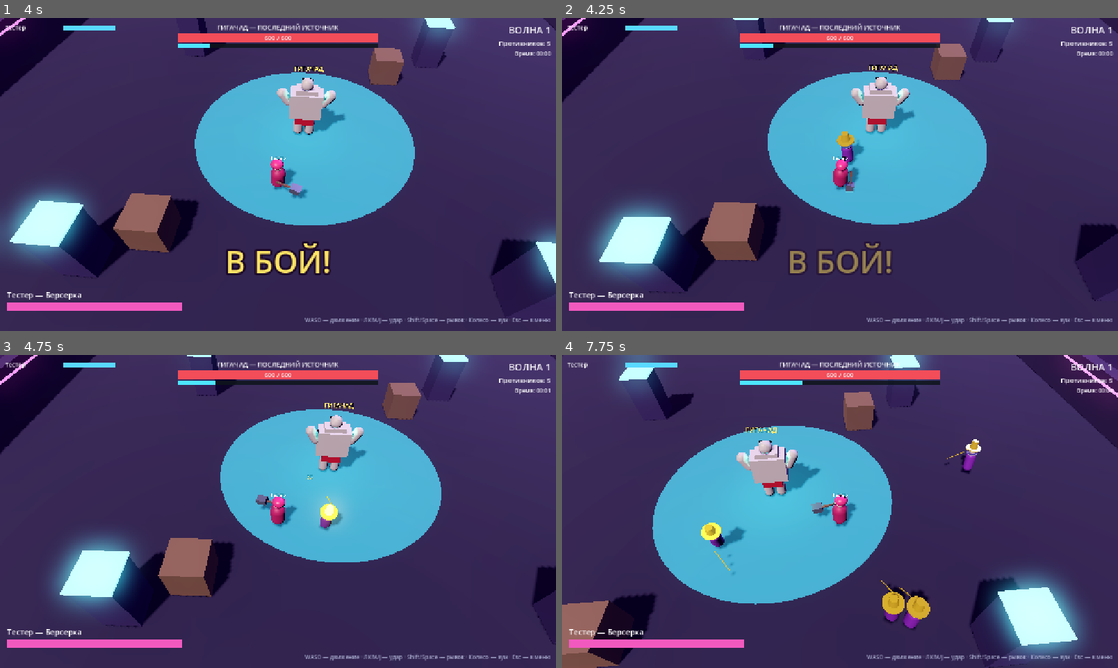
Above: before the commit, frames 1-4 (two rows, left to right).
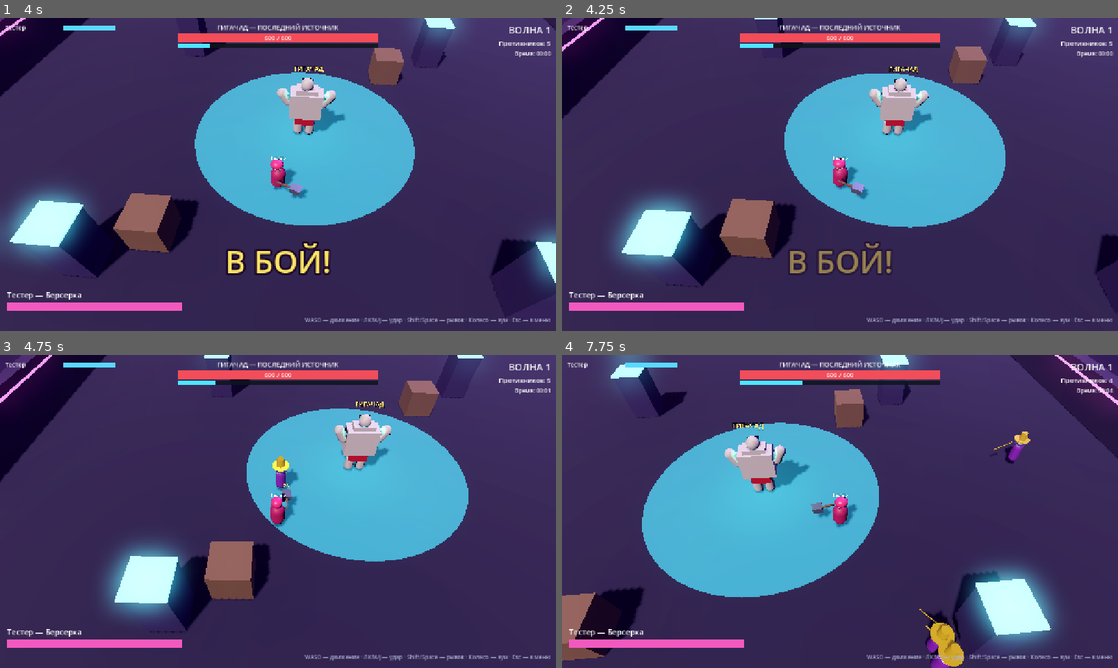
Above: after the commit, the same moments.

Repository: stasian33rus/last_stronghold
Game: Godot game, scene res://tests/smoke_test.tscn
The game is run twice, just before and just after one commit, with the same random seed, the same clock (stepped at 60 frames per second) and the same inputs. This scene is started directly instead of the project's main scene.
Inputs (mouse positions are in pixels of both pictures, inside the frame that each line leads up to):
- Up to frame 1 (4 s): move the mouse to (400, 158) at 0.52 s; press the mouse at (400, 158) at 0.53 s; hold D (move_right) 0.53-1.28 s; move the mouse to (166, 190) at 1.27 s; release the mouse at (166, 190) at 1.28 s; hold S (move_back) 1.28-2.03 s; click (166, 190) at 1.35 s; move the mouse to (333, 105) at 2.02 s; press the mouse at (333, 105) at 2.03 s; hold D (move_right) 2.03-2.78 s; tap Mouse wheel up (camera_zoom_in) at 2.1 s; move the mouse to (250, 237) at 2.77 s; release the mouse at (250, 237) at 2.78 s; hold W (move_forward) 2.78-3.53 s; tap Mouse wheel down (camera_zoom_out) at 2.85 s; click (250, 237) at 3.05 s; move the mouse to (444, 221) at 3.52 s; press the mouse at (444, 221) at 3.53 s; hold A (move_left) from 3.53 s (still down); tap Shift (dodge) at 3.6 s
- Up to frame 2 (4.25 s): keep holding A (move_left)
- Up to frame 3 (4.75 s): keep holding A (move_left); move the mouse to (111, 464) at 4.27 s; release the mouse at (111, 464) at 4.28 s; click (111, 464) at 4.35 s
- Up to frame 4 (7.75 s): move the mouse to (867, 511) at 5.02 s; release A (move_left) at 5.03 s; press the mouse at (867, 511) at 5.03 s; hold S (move_back) 5.03-5.78 s; move the mouse to (756, 433) at 5.77 s; release the mouse at (756, 433) at 5.78 s; hold D (move_right) 5.78-6.53 s; tap Mouse wheel up (camera_zoom_in) at 5.85 s; click (756, 433) at 6.05 s; move the mouse to (962, 495) at 6.52 s; press the mouse at (962, 495) at 6.53 s; hold W (move_forward) 6.53-7.28 s; tap Mouse wheel down (camera_zoom_out) at 6.6 s; move the mouse to (728, 527) at 7.27 s; release the mouse at (728, 527) at 7.28 s; hold D (move_right) from 7.28 s (still down); tap Shift (dodge) at 7.35 s; click (728, 527) at 7.55 s

Frame 1 is identical in both runs. In frame 2, 14% of the frame differs, in the area x 0-100%, y 0-93%; in frame 3, 19%; in frame 4, 15%.

Commit message:
fix(stage1): гонка scene-ready (ретраи), защитный ИИ тест-ботов, композиция скорости КБ, чистый выход без утечек; сетевой тест PASS

Diff:
--- a/waifu_uprising/resources/waves/wave_01.tres
+++ b/waifu_uprising/resources/waves/wave_01.tres
@@ -6,8 +6,8 @@
 script = ExtResource("1_wv")
 index = 1
 display_name = "Дебют Ордена Гламура"
-intro_delay = 0.5
-spawn_interval = 0.45
+intro_delay = 1.0
+spawn_interval = 0.6
 max_alive = 10
 enemy_def_path = "res://resources/enemies/fop.tres"
 count_base = 3
--- a/waifu_uprising/scripts/autoload/game_manager.gd
+++ b/waifu_uprising/scripts/autoload/game_manager.gd
@@ -17,6 +17,7 @@
 var autotest_mode: String = ""
 var autotest_port: int = Net.DEFAULT_PORT
 var autotest_ip: String = "127.0.0.1"
+var autotest_started: bool = false
 var dedicated_mode: bool = false
 var dedicated_port: int = Net.DEFAULT_PORT
 
--- a/waifu_uprising/scripts/autoload/net_manager.gd
+++ b/waifu_uprising/scripts/autoload/net_manager.gd
@@ -91,7 +91,9 @@
 
 func disconnect_game() -> void:
 	if is_online():
-		multiplayer.multiplayer_peer = null
+		## Явный offline-пир (не null): rpc() с call_local продолжают работать локально
+		## без ошибок «no multiplayer peer is active».
+		multiplayer.multiplayer_peer = OfflineMultiplayerPeer.new()
 	net_state = NetState.OFFLINE
 	is_dedicated = false
 	players.clear()
@@ -240,6 +242,20 @@
 			return false
 	return true
 
+## Все КЛИЕНТЫ готовы (хосту ready не нужен — он сам жмёт «Старт»).
+## Для dedicated-сервера готовы должны быть все зарегистрированные игроки.
+func all_clients_ready() -> bool:
+	if players.is_empty():
+		return false
+	var clients := 0
+	for peer_id in players.keys():
+		if int(peer_id) == 1 and not is_dedicated:
+			continue
+		clients += 1
+		if not players[int(peer_id)]["ready"]:
+			return false
+	return clients >= 1
+
 # ---------------------------------------------------------------- старт матча
 
 func start_match(scene_path: String) -> void:
--- a/waifu_uprising/scripts/autoload/sfx.gd
+++ b/waifu_uprising/scripts/autoload/sfx.gd
@@ -18,6 +18,17 @@
 		add_child(p)
 		_pool.append(p)
 	_build_sounds()
+	## При аварийном/тестовом quit() _exit_tree автозагрузок не вызывается —
+	## чистим аудио по сигналу tree_exiting корневого окна.
+	get_tree().root.tree_exiting.connect(_shutdown_audio)
+
+## Корректное освобождение аудио при завершении (без утечек ObjectDB на выходе).
+func _shutdown_audio() -> void:
+	for p in _pool:
+		if is_instance_valid(p):
+			p.stop()
+			p.stream = null
+	_streams.clear()
 
 func play(what: String, volume_db: float = 0.0, pitch: float = 1.0) -> void:
 	if not _streams.has(what):
--- a/waifu_uprising/scripts/levels/arena_01.gd
+++ b/waifu_uprising/scripts/levels/arena_01.gd
@@ -16,8 +16,21 @@
 		Net.peer_left.connect(_on_peer_left_during_match)
 		_server_setup()
 	else:
-		## Клиент сообщает серверу, что сцена загружена (спавн начнётся после всех).
+		## Клиент сообщает серверу, что сцена загружена. Пакет может прийти раньше,
+		## чем сервер сам сменит сцену (узел ещё не существует) — повторяем, пока
+		## сервер не подтвердит выход из фазы LOADING.
+		_send_scene_ready_with_retry()
+
+func _send_scene_ready_with_retry() -> void:
+	## Первая отправка — после короткой паузы: сервер обычно ещё достраивает свою
+	## арену в этот момент (иначе RPC уйдёт в пустоту и будет залогирован как ошибка).
+	await get_tree().create_timer(0.5).timeout
+	var tries := 0
+	while tries < 60 and is_inside_tree() and match_controller != null \
+			and match_controller.phase == MatchController.Phase.LOADING:
 		match_controller.cl_scene_ready.rpc_id(1)
+		tries += 1
+		await get_tree().create_timer(0.25).timeout
 
 func _server_setup() -> void:
 	var snapshot: Dictionary = Game.match_players_snapshot
--- a/waifu_uprising/scripts/networking/body_sync.gd
+++ b/waifu_uprising/scripts/networking/body_sync.gd
@@ -50,7 +50,7 @@
 	_acc += delta
 	if _acc >= sync_interval:
 		_acc = 0.0
-		if _owner3d.has_method("get_sync_payload"):
+		if Net.is_online() and _owner3d.has_method("get_sync_payload"):
 			_sv_snapshot.rpc(_owner3d.get_sync_payload())
 
 @rpc("authority", "call_remote", "unreliable_ordered")
--- a/waifu_uprising/scripts/ui/main_menu.gd
+++ b/waifu_uprising/scripts/ui/main_menu.gd
@@ -36,7 +36,7 @@
 	Net.returned_to_menu.connect(_on_returned_to_menu)
 	_fill_classes()
 	_refresh_lobby()
-	if Game.autotest_mode != "":
+	if Game.autotest_mode != "" and not Game.autotest_started:
 		_start_autotest()
 
 func _fill_classes() -> void:
@@ -140,5 +140,6 @@
 	_autotest_runner = Node.new()
 	_autotest_runner.name = "AutoTestRunner"
 	_autotest_runner.set_script(script)
-	## Вешаем на root, чтобы раннер пережил смену сцены меню -> арена.
-	get_tree().root.add_child(_autotest_runner)
+	## Вешаем на root (deferred — root ещё достраивает сцену меню), чтобы раннер
+	## пережил смену сцены меню -> арена.
+	get_tree().root.add_child.call_deferred(_autotest_runner)
--- a/waifu_uprising/tests/autotest_runner.gd
+++ b/waifu_uprising/tests/autotest_runner.gd
@@ -25,10 +25,13 @@
 var _enemy_ref_pos := Vector3.ZERO
 var _enemies_seen := 0
 var _match_done := false
+var _finished := false
 
 func _ready() -> void:
 	mode = Game.autotest_mode
+	Game.autotest_started = true
 	Events.match_ended.connect(_on_match_ended)
+	Net.connection_failed.connect(func(reason: String) -> void: _finish(false, "connection failed: %s" % reason))
 	match mode:
 		"host":
 			var err := Net.create_game(Game.autotest_port)
@@ -59,7 +62,7 @@
 				_set_phase("lobby")
 		"lobby":
 			if mode == "host":
-				if Net.get_player_count() >= 2 and Net.all_players_ready():
+				if Net.get_player_count() >= 2 and Net.all_clients_ready():
 					print("[AUTOTEST] host: все готовы — старт матча")
 					Net.start_match(Game.ARENA_SCENE)
 					_set_phase("match")
@@ -81,46 +84,66 @@
 			_pawn = p
 			return
 
-## Виртуальный ввод: идём к ближайшему врагу, бьём в диапазоне, целясь в него.
+## Виртуальный ввод: защищаем Гигачада — целью выбираем врага, ближайшего к нему
+## (а не к себе), по пути бьём любого, кто попал в радиус удара.
 func _drive_pawn(delta: float) -> void:
 	if _pawn == null or not is_instance_valid(_pawn):
 		_find_pawn()
 		return
 	_attack_cd -= delta
-	var target := _nearest_enemy()
+	var target := _priority_enemy()
 	var input := {"move": Vector2.ZERO, "aim_yaw": _pawn.aim_yaw, "press_attack": false, "press_dodge": false}
-	if target != null:
-		var to := target.global_position - _pawn.global_position
+	var threat := _nearest_enemy_to(_pawn.global_position)
+	if threat != null and threat.global_position.distance_to(_pawn.global_position) <= ATTACK_RANGE \
+			and _attack_cd <= 0.0 and _pawn.state != PlayerPawn.State.DOWN:
+		## Бей того, кто рядом, даже если основная цель дальше.
+		var to_t: Vector3 = threat.global_position - _pawn.global_position
+		to_t.y = 0.0
+		if to_t.length() > 0.01:
+			var d := to_t.normalized()
+			input["aim_yaw"] = atan2(-d.x, -d.z)
+		input["press_attack"] = true
+		_attack_cd = ATTACK_PERIOD
+	elif target != null:
+		var to: Vector3 = target.global_position - _pawn.global_position
 		to.y = 0.0
 		var dist := to.length()
 		var dir := to / dist if dist > 0.01 else Vector3.FORWARD
 		input["aim_yaw"] = atan2(-dir.x, -dir.z)
-		if dist > ATTACK_RANGE * 0.75:
+		if dist > ATTACK_RANGE * 0.7:
 			input["move"] = Vector2(dir.x, dir.z)
 		if dist <= ATTACK_RANGE and _attack_cd <= 0.0 and _pawn.state != PlayerPawn.State.DOWN:
 			input["press_attack"] = true
 			_attack_cd = ATTACK_PERIOD
-	elif _pawn.health.is_dead == false:
+	else:
 		## Врагов пока нет — идём к Гигачаду (не стоим в углу).
 		var gigas := get_tree().get_nodes_in_group("gigachad")
 		if gigas.size() > 0:
-			var to: Vector3 = (gigas[0] as Node3D).global_position - _pawn.global_position
-			to.y = 0.0
-			if to.length() > 3.0:
-				var dir := to.normalized()
-				input["move"] = Vector2(dir.x, dir.z)
+			var to_g: Vector3 = (gigas[0] as Node3D).global_position - _pawn.global_position
+			to_g.y = 0.0
+			if to_g.length() > 3.0:
+				var dir_g := to_g.normalized()
+				input["move"] = Vector2(dir_g.x, dir_g.z)
 	_pawn.external_input = input
 
-func _nearest_enemy() -> Node3D:
+## Враг, ближайший к Гигачаду (защитная тактика); если Гигачад пал — ближайший к пешке.
+func _priority_enemy() -> Node3D:
+	var gigas := get_tree().get_nodes_in_group("gigachad")
+	var anchor := _pawn.global_position
+	if gigas.size() > 0:
+		var g := gigas[0] as GigaChad
+		if g != null and not g.health.is_dead:
+			anchor = g.global_position
+	return _nearest_enemy_to(anchor)
+
+func _nearest_enemy_to(anchor: Vector3) -> Node3D:
 	var best: Node3D = null
-	var best_d := 1e9
+	var best_d := 1e18
 	for candidate in get_tree().get_nodes_in_group("enemy_units"):
 		var foe := candidate as EnemyFop
 		if foe == null or foe.health.is_dead or foe.state == EnemyFop.State.DEAD:
 			continue
-		if _pawn == null:
-			break
-		var d := foe.global_position.distance_squared_to(_pawn.global_position)
+		var d := foe.global_position.distance_squared_to(anchor)
 		if d < best_d:
 			best_d = d
 			best = foe
@@ -167,5 +190,15 @@
 		_finish(false, "; ".join(problems))
 
 func _finish(passed: bool, reason: String) -> void:
+	if _finished:
+		return
+	_finished = true
 	print("[AUTOTEST] RESULT=%s mode=%s reason=%s" % ["PASS" if passed else "FAIL", mode, reason])
+	_finish_async(passed)
+
+func _finish_async(passed: bool) -> void:
+	## Даём надёжным RPC (результат матча) долететь до второго пира,
+	## затем закрываем ENet и выходим.
+	await get_tree().create_timer(0.8).timeout
+	Net.disconnect_game()
 	get_tree().quit(0 if passed else 1)
Not shown, added: waifu_uprising/tests/run_net_test.sh
